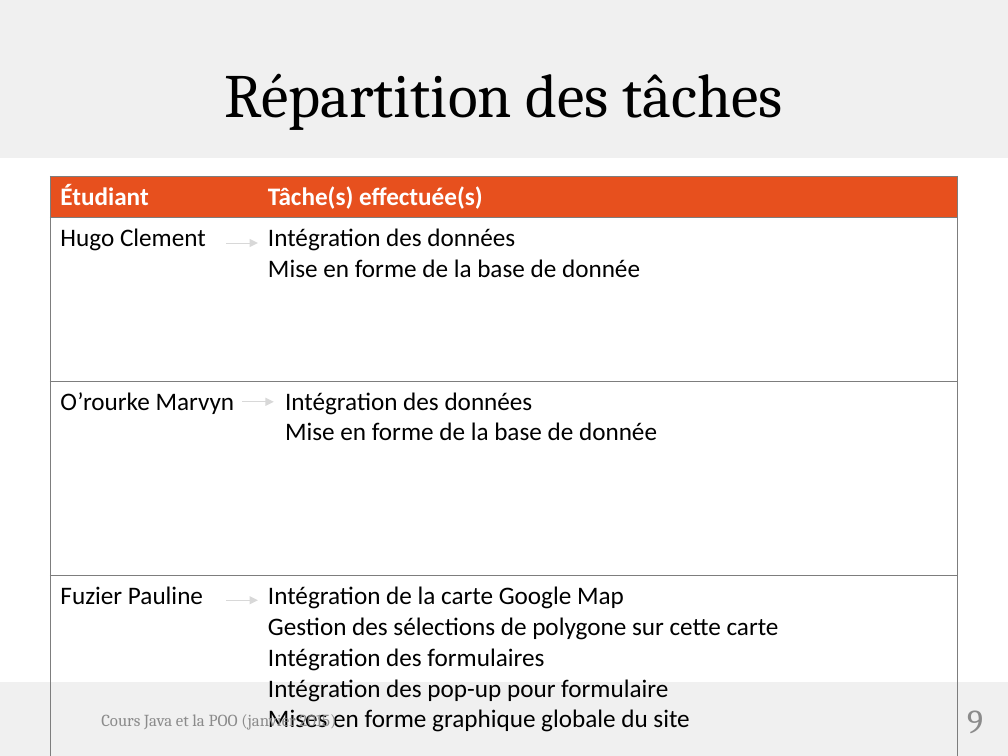
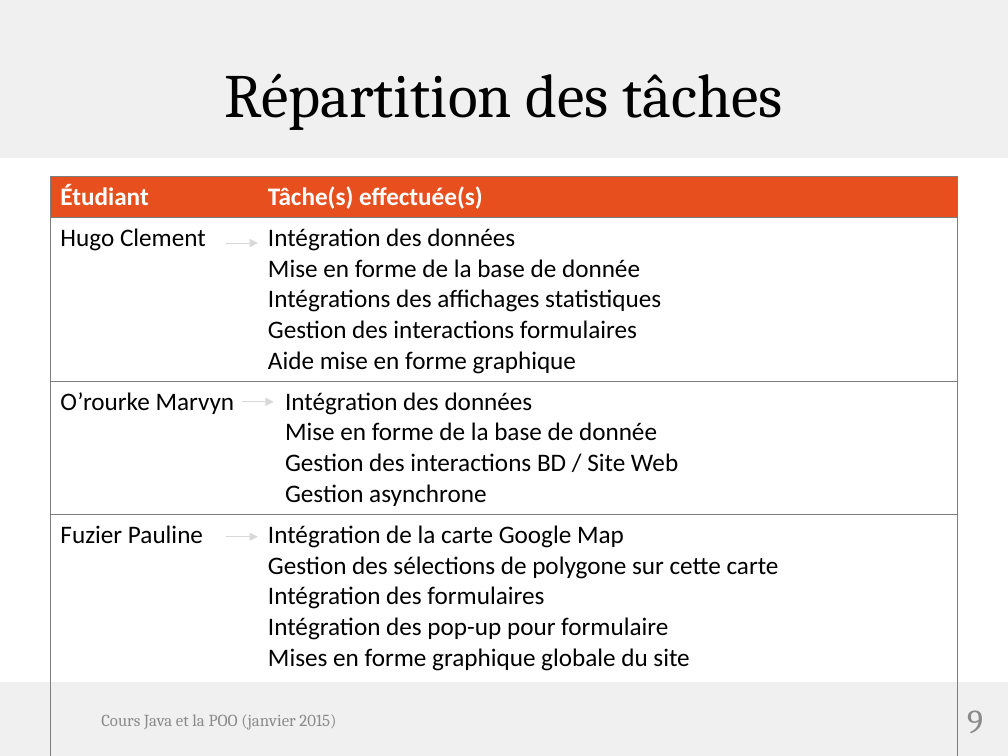
Before and after one commit to hugo-clems/projet-web, a slide deck: slide 9 of Oral Projet WEB .pptx. Drawn at 1008x756 pixels with LibreOffice and Linux fonts; fonts in the diff are those of the drawing; background and template pictures are left out. Boxes give left, top, right and bottom in pixels: in the first picture for what was removed or moved away, otherwise in the second. Text is boxed around its words. In the diff, an @@ line names an element or a change of style, - is before the commit and + after.

```diff
--- a/Oral Projet WEB .pptx
+++ b/Oral Projet WEB .pptx
@@ table at [50,176,958,756] @@
-row 2, column 2: Intégration des données / Mise en forme de la base de donnée
+row 2, column 2: Intégration des données / Mise en forme de la base de donnée / Intégrations des affichages statistiques / Gestion des interactions formulaires / Aide mise en forme graphique
-row 3, column 2: Intégration des données / Mise en forme de la base de donnée
+row 3, column 2: Intégration des données / Mise en forme de la base de donnée / Gestion des interactions BD / Site Web / Gestion asynchrone
@@ arrow moved from (226, 600) - (258, 600) to (226, 536) - (258, 536) @@
```
Also in this commit, not shown: 2 other slides changed.
